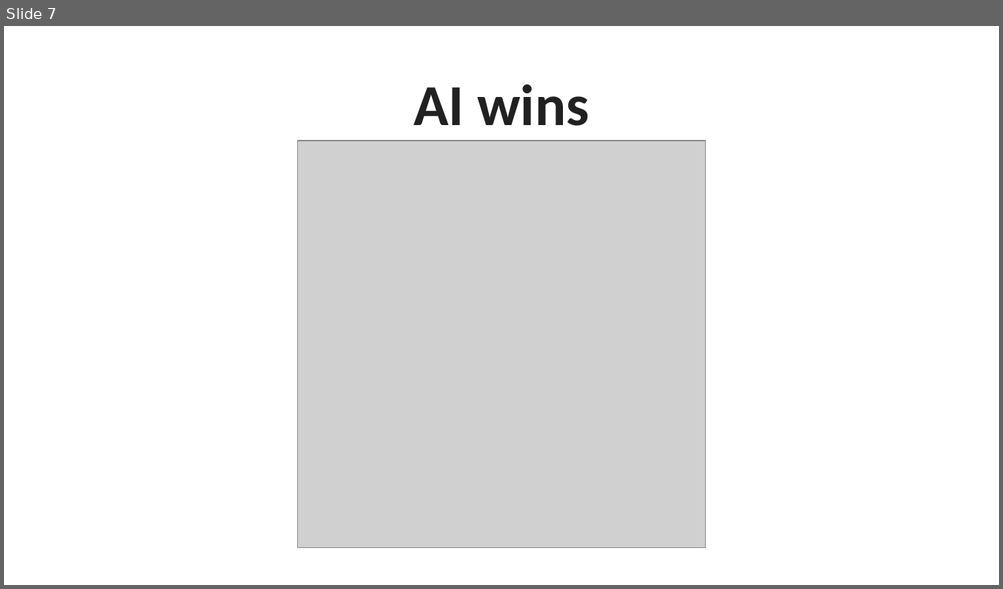
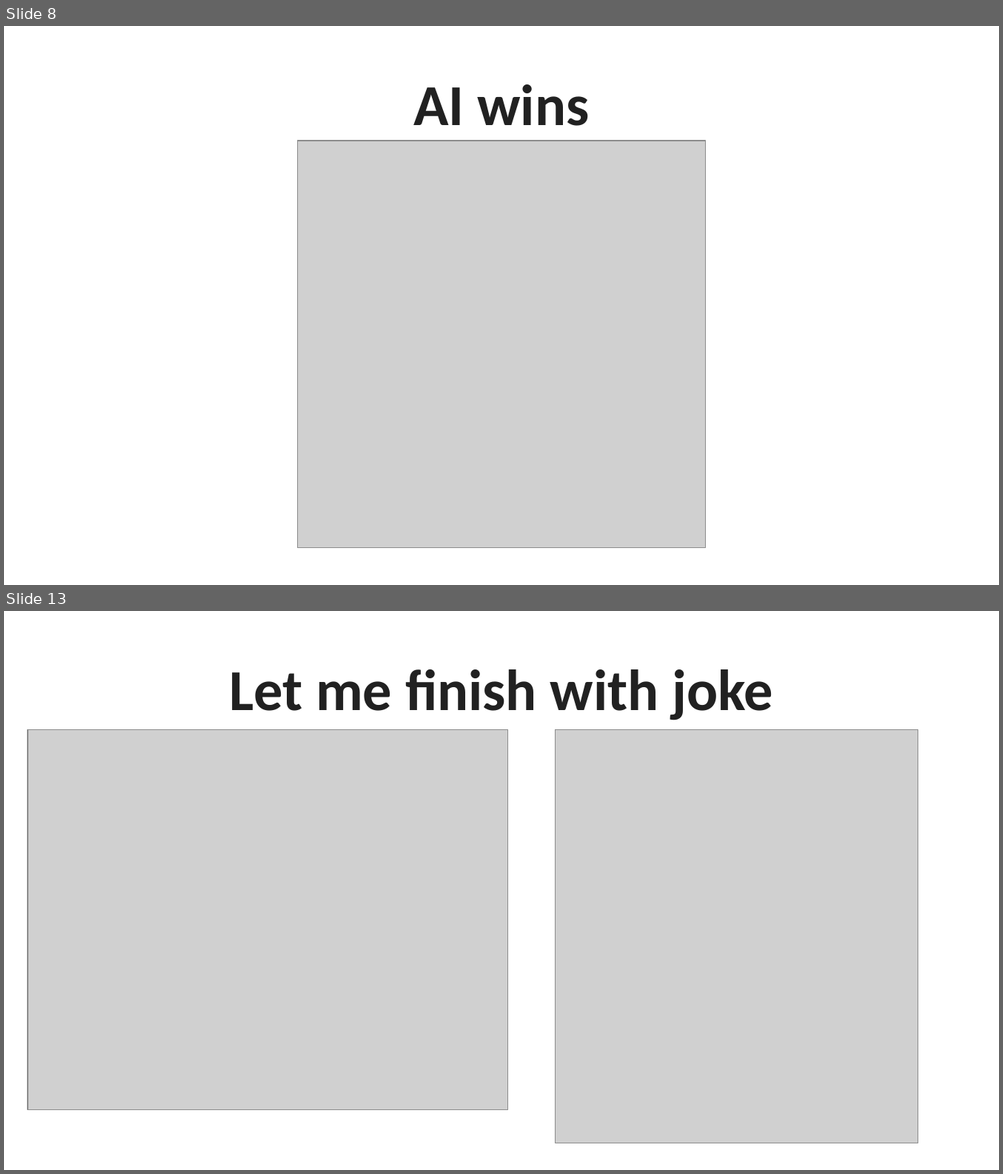
Before and after one commit to fardeenmohd/Chess-Masters, a slide deck: Chess With Min Max Algorithm.pptx. Shown one above the other, each under a label of ours: slide 7 before the commit, slides 8 and 13 after it; the slides between them are not shown. The pictures are 1003x589 and 1003x1174 pixels, drawn with LibreOffice and Linux fonts; fonts in the diff are those of the drawing; grey boxes stand for pictures. Boxes give left, top, right and bottom in pixels: in the first picture for what was removed or moved away, otherwise in the second. Text is boxed around its words. In the diff, an @@ line names an element or a change of style, - is before the commit and + after.

```diff
--- a/Chess With Min Max Algorithm.pptx
+++ b/Chess With Min Max Algorithm.pptx
@@ slide 13 added at [4, 611, 999, 1170], background #FFFFFF @@
@@ title added at [229, 669, 773, 721], 42 pt, text #212121, bold @@
+Let me finish with joke
@@ picture added at [28, 730, 508, 1111] @@
@@ picture added at [555, 730, 918, 1144] @@
@@ what was slide 7 is now slide 8 @@
```
Also in this commit, not shown: 1 slide changed, 5 other slides added.
